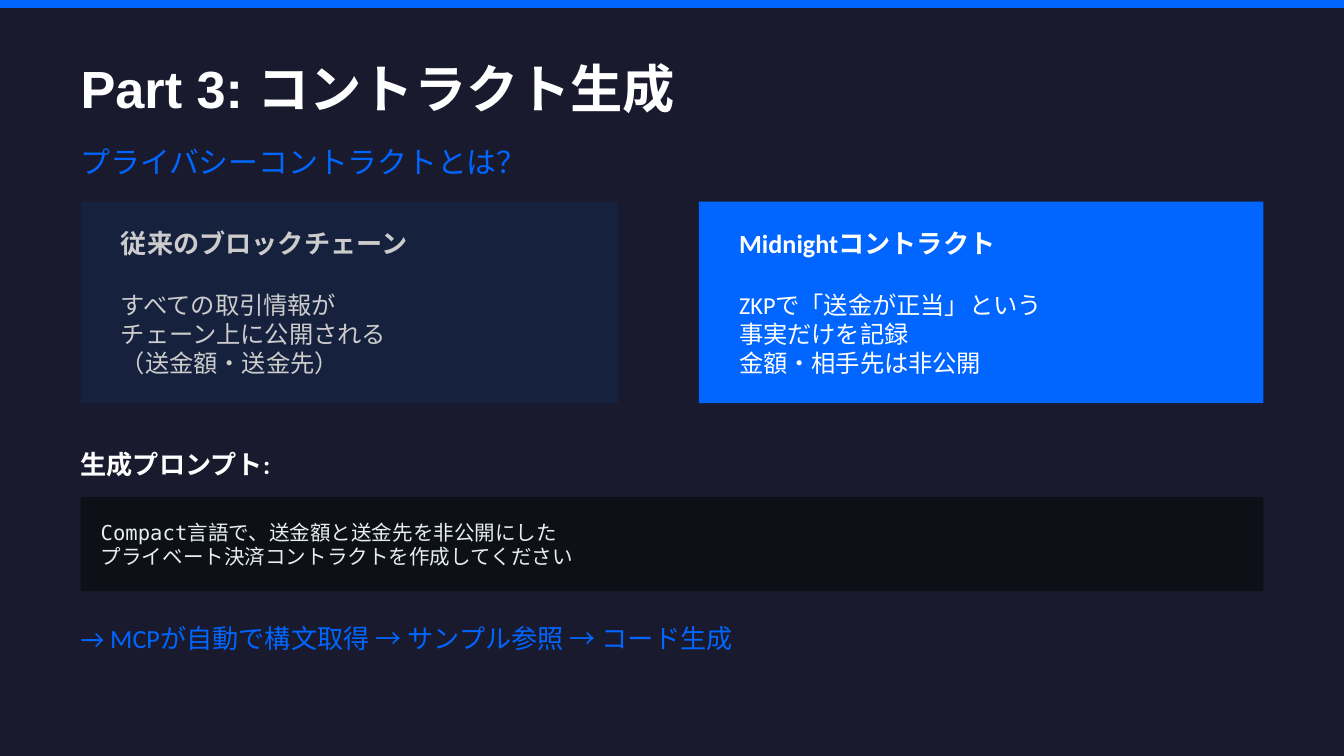
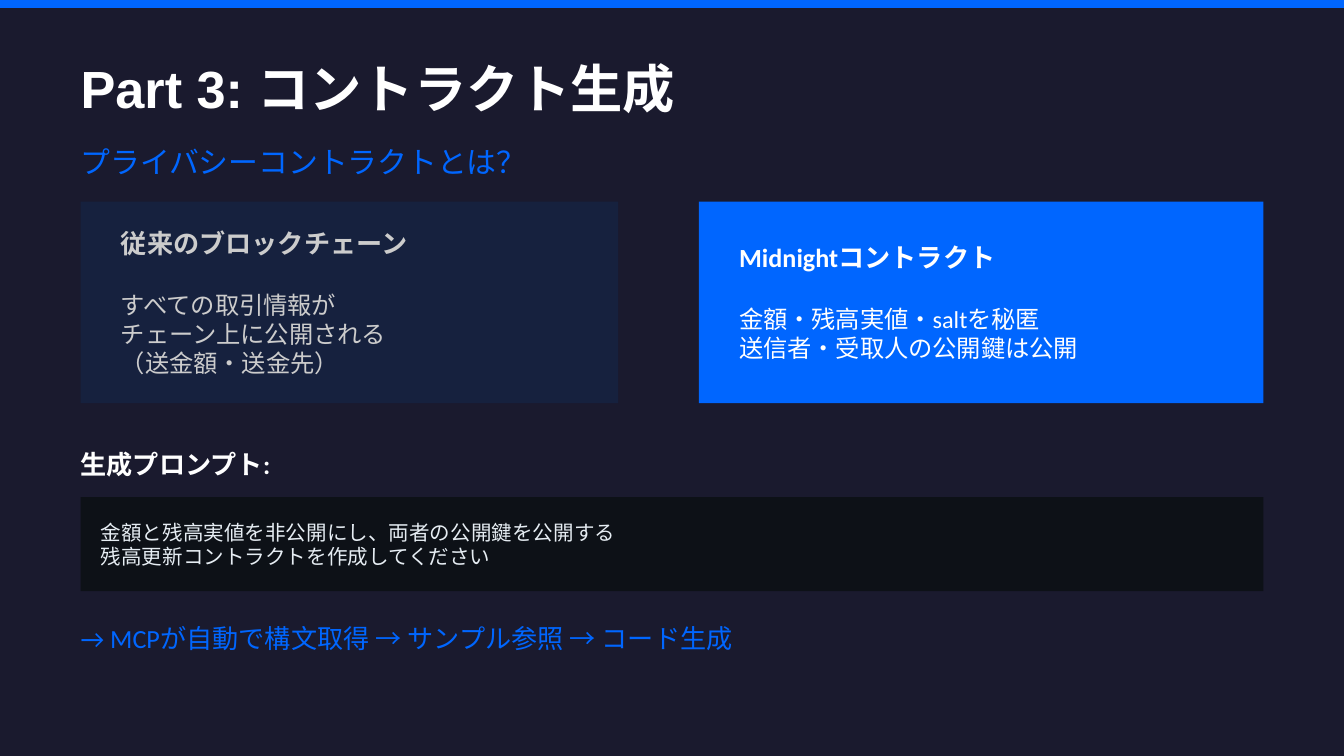
Before and after one commit to sition-jp/midnight-private-payment-demo, a slide deck: slide 7 of docs/midnight-mcp-manual.pptx. Drawn at 1344x756 pixels with LibreOffice and Linux fonts; fonts in the diff are those of the drawing. Boxes give left, top, right and bottom in pixels: in the first picture for what was removed or moved away, otherwise in the second. Text is boxed around its words. In the diff, an @@ line names an element or a change of style, - is before the commit and + after.

```diff
--- a/docs/midnight-mcp-manual.pptx
+++ b/docs/midnight-mcp-manual.pptx
@@ text at (x1=739, y1=307, x2=1078, y2=359): text changed @@
-ZKPで「送金が正当」という
-事実だけを記録
-金額・相手先は非公開
+金額・残高実値・saltを秘匿
+送信者・受取人の公開鍵は公開
@@ text at (x1=101, y1=522, x2=615, y2=566): text changed @@
-Compact言語で、送金額と送金先を非公開にした
-プライベート決済コントラクトを作成してください
+金額と残高実値を非公開にし、両者の公開鍵を公開する
+残高更新コントラクトを作成してください
```
Also in this commit, not shown: 1 other slide changed, 21 other files.
